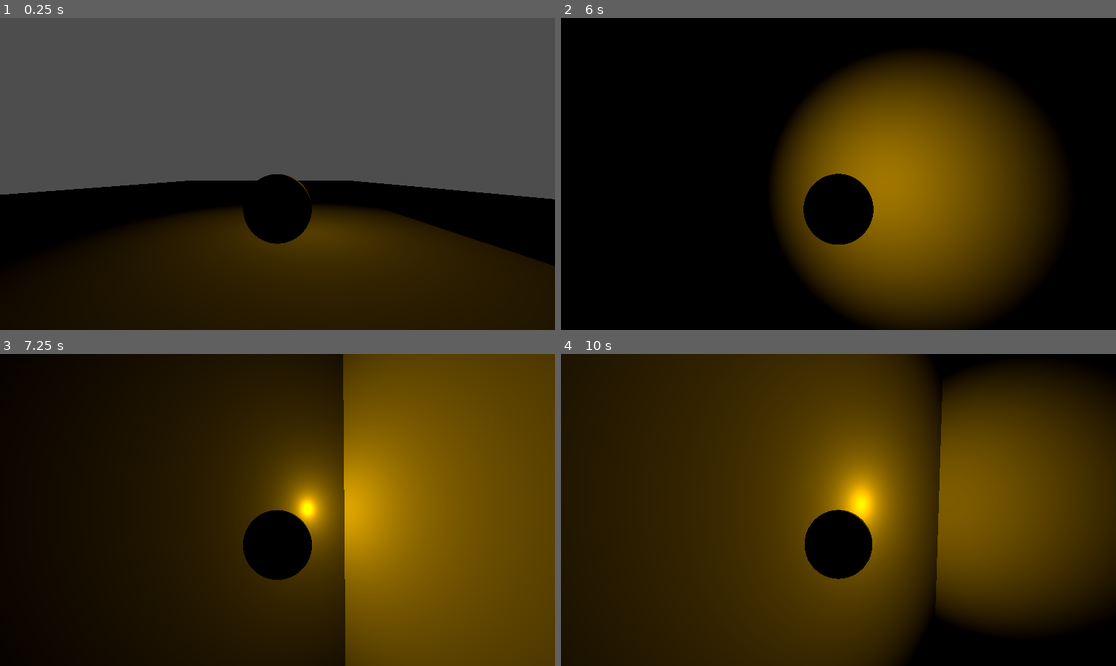
Above: before the commit, frames 1-4 (two rows, left to right).
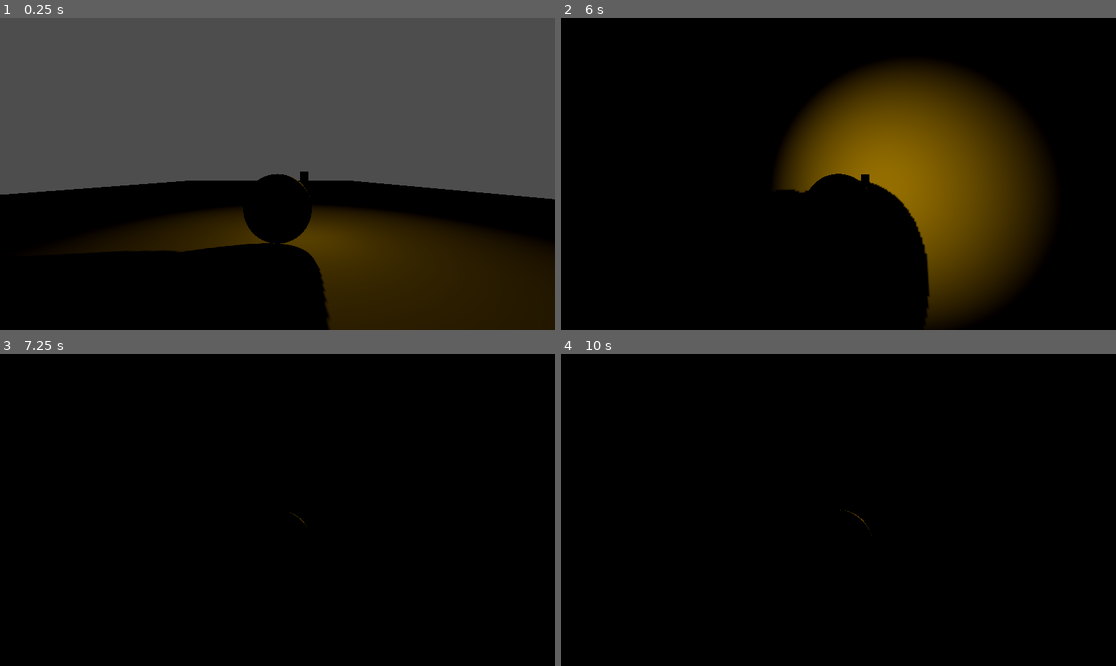
Above: after the commit, the same moments.

Repository: retro-dev-chuck/sk8terboiiii
Game: Godot game, scene res://Game/Sc_Game.tscn
The game is run twice, just before and just after one commit, with the same random seed, the same clock (stepped at 60 frames per second) and the same inputs.
Inputs (mouse positions are in pixels of both pictures, inside the frame that each line leads up to):
- Up to frame 1 (0.25 s): no input
- Up to frame 2 (6 s): move the mouse to (866, 174) at 0.52 s; hold Shift (Sprint) 0.53-1.28 s; hold W (Up) 0.53-5.78 s; tap Space (Jump) at 0.77, 1.52, 3.02, 3.77, 4.52, 5.75 s; move the mouse to (810, 174) at 1.27 s; tap 1 (Toggle_Torch) every 1.5 s from 1.35 to 5.85 s; move the mouse to (849, 167) at 2.02 s; hold Shift (Sprint) 2.03-2.78 s; move the mouse to (832, 180) at 2.77 s; move the mouse to (877, 177) at 3.52 s; hold Shift (Sprint) 3.53-4.28 s; move the mouse to (794, 170) at 4.27 s; tap Enter at 5 s; move the mouse to (844, 174) at 5.02 s; hold Shift (Sprint) 5.03-5.78 s; move the mouse to (816, 167) at 5.77 s; hold D (Right) from 5.78 s (still down)
- Up to frame 3 (7.25 s): tap Space (Jump) at 6.02, 6.77 s; move the mouse to (305, 510) at 6.52 s; release D (Right) at 6.53 s; hold W (Up) from 6.53 s (still down); hold Shift (Sprint) from 6.53 s (still down)
- Up to frame 4 (10 s): move the mouse to (810, 510) at 7.27 s; release Shift (Sprint) at 7.28 s; tap 1 (Toggle_Torch) at 7.35, 8.85 s; tap Space (Jump) at 7.52, 8.75, 9.02, 9.77 s; tap Enter at 8 s; move the mouse to (849, 503) at 8.02 s; hold Shift (Sprint) 8.03-8.78 s; move the mouse to (832, 516) at 8.77 s; release W (Up) at 8.78 s; hold A (Left) 8.78-9.53 s; move the mouse to (877, 513) at 9.52 s; hold W (Up) from 9.53 s (still down); hold Shift (Sprint) from 9.53 s (still down)

The runs differ from the first frame. In frame 1, 12% of the frame differs, in the area x 11-100%, y 49-100%; in frame 2, 7.5%; in frame 3, 76%; in frame 4, 89%, in the area x 0-100%, y 0-100%.

Commit message:
Torch with toggle

Diff:
--- a/Game/Sc_Game.tscn
+++ b/Game/Sc_Game.tscn
@@ -7,7 +7,7 @@
 size = Vector3(10, 0.1, 10)
 
 [sub_resource type="BoxMesh" id="BoxMesh_t8k4y"]
-size = Vector3(10, 0.1, 10)
+size = Vector3(23, 0.1, 10)
 
 [sub_resource type="StandardMaterial3D" id="StandardMaterial3D_pa8ys"]
 albedo_color = Color(0.370364, 0.370364, 0.370364, 1)
--- /dev/null
+++ b/Map/Pre_Torch_Visual.tscn
@@ -0,0 +1,5 @@
+[gd_scene load_steps=2 format=3 uid="uid://bukftnggqeyrp"]
+
+[ext_resource type="PackedScene" uid="uid://p8wowg8e6wrt" path="res://NotSoCoolPlayer/Torch/Torch.glb" id="1_b40en"]
+
+[node name="Torch_Visual" instance=ExtResource("1_b40en")]
--- a/NotSoCoolPlayer/Pre_Player.tscn
+++ b/NotSoCoolPlayer/Pre_Player.tscn
@@ -1,7 +1,7 @@
 [gd_scene load_steps=8 format=3 uid="uid://bwmepum2xna3u"]
 
 [ext_resource type="Script" uid="uid://dovlpcqil45w8" path="res://NotSoCoolPlayer/PlayerMovement.gd" id="1_e6h3x"]
-[ext_resource type="PackedScene" uid="uid://bvs8dhdt6tp3h" path="res://NotSoCoolPlayer/Pre_Torch.tscn" id="2_sssf0"]
+[ext_resource type="PackedScene" uid="uid://6lf0av5d2gda" path="res://NotSoCoolPlayer/Torch/Pre_PlayerTorch.tscn" id="2_sssf0"]
 
 [sub_resource type="SphereShape3D" id="SphereShape3D_e6h3x"]
 radius = 0.3
@@ -32,9 +32,6 @@
 sensitivity = 0.45
 metadata/_custom_type_script = "uid://dovlpcqil45w8"
 
-[node name="Torch" parent="." instance=ExtResource("2_sssf0")]
-transform = Transform3D(1, 0, 0, 0, 1, 0, 0, 0, 1, 0.617932, 0.540753, -0.859763)
-
 [node name="GroundCast" type="ShapeCast3D" parent="."]
 transform = Transform3D(1, 0, 0, 0, 1, 0, 0, 0, 1, 0, 0.674715, 0)
 shape = SubResource("SphereShape3D_e6h3x")
@@ -64,3 +61,6 @@
 [node name="Camera3D" type="Camera3D" parent="CameraOrigin/SpringArm3D"]
 transform = Transform3D(1, 0, 0, 0, 1, 0, 0, 0, 1, 0, 0, 3)
 current = true
+
+[node name="Torch" parent="." instance=ExtResource("2_sssf0")]
+transform = Transform3D(1, 0, 0, 0, 1, 0, 0, 0, 1, 0.462751, -0.243101, -0.568506)
--- a/NotSoCoolPlayer/Pre_Torch.tscn
+++ /dev/null
@@ -1,10 +0,0 @@
-[gd_scene load_steps=2 format=3 uid="uid://bvs8dhdt6tp3h"]
-
-[ext_resource type="Script" uid="uid://bop7p5jmv4sou" path="res://NotSoCoolPlayer/Torch.gd" id="1_g6ps8"]
-
-[node name="Torch" type="OmniLight3D"]
-light_color = Color(0.967501, 0.72261, 1.54018e-06, 1)
-light_energy = 0.75
-omni_attenuation = 0.7
-script = ExtResource("1_g6ps8")
-metadata/_custom_type_script = "uid://bop7p5jmv4sou"
--- a/NotSoCoolPlayer/Torch.gd
+++ b/NotSoCoolPlayer/Torch/PlayerTorch.gd
@@ -1,4 +1,4 @@
-class_name Torch extends OmniLight3D
+class_name PlayerTorch extends Node3D
 
 func _input(event: InputEvent) -> void:
 	if Input.is_action_just_pressed("Toggle_Torch"):
--- /dev/null
+++ b/NotSoCoolPlayer/Torch/Pre_PlayerTorch.tscn
@@ -0,0 +1,18 @@
+[gd_scene load_steps=3 format=3 uid="uid://6lf0av5d2gda"]
+
+[ext_resource type="Script" uid="uid://bop7p5jmv4sou" path="res://NotSoCoolPlayer/Torch/PlayerTorch.gd" id="1_ij2lc"]
+[ext_resource type="PackedScene" uid="uid://n0jqqsxg5a3d" path="res://NotSoCoolPlayer/Torch/Pre_Torch_Visual.tscn" id="2_sad5v"]
+
+[node name="Torch" type="Node3D"]
+script = ExtResource("1_ij2lc")
+metadata/_custom_type_script = "uid://bop7p5jmv4sou"
+
+[node name="OmniLight3D" type="OmniLight3D" parent="."]
+transform = Transform3D(1, 0, 0, 0, 1, 0, 0, 0, 1, 0, 0.688357, 0)
+light_color = Color(1, 0.752941, 0, 1)
+light_energy = 0.7
+shadow_enabled = true
+omni_attenuation = 0.7
+
+[node name="Torch_Visual" parent="." instance=ExtResource("2_sad5v")]
+transform = Transform3D(0.65, 0, 0, 0, 0.65, 0, 0, 0, 0.65, 0, 0, 0)
--- /dev/null
+++ b/NotSoCoolPlayer/Torch/Pre_Torch.tscn
@@ -0,0 +1,16 @@
+[gd_scene load_steps=3 format=3 uid="uid://c0lc0qmibeump"]
+
+[ext_resource type="PackedScene" uid="uid://n0jqqsxg5a3d" path="res://NotSoCoolPlayer/Torch/Pre_Torch_Visual.tscn" id="1_wvkdw"]
+[ext_resource type="Shape3D" uid="uid://dd6u31miq01x3" path="res://NotSoCoolPlayer/Torch/Torch_collision.tres" id="2_hw1vr"]
+
+[node name="Torch" type="RigidBody3D"]
+
+[node name="Torch_Visual" parent="." instance=ExtResource("1_wvkdw")]
+
+[node name="OmniLight3D" type="OmniLight3D" parent="Torch_Visual"]
+transform = Transform3D(1, 0, 0, 0, 1, 0, 0, 0, 1, 0, 1.19733, 0)
+light_color = Color(1, 0.466667, 0, 1)
+light_energy = 0.7
+
+[node name="CollisionShape3D" type="CollisionShape3D" parent="."]
+shape = ExtResource("2_hw1vr")
--- /dev/null
+++ b/NotSoCoolPlayer/Torch/Pre_Torch_Visual.tscn
@@ -0,0 +1,5 @@
+[gd_scene load_steps=2 format=3 uid="uid://n0jqqsxg5a3d"]
+
+[ext_resource type="PackedScene" uid="uid://p8wowg8e6wrt" path="res://NotSoCoolPlayer/Torch/Torch.glb" id="1_1rhro"]
+
+[node name="Torch_Visual" instance=ExtResource("1_1rhro")]
--- /dev/null
+++ b/NotSoCoolPlayer/Torch/Torch_collision.tres
@@ -0,0 +1,4 @@
+[gd_resource type="ConvexPolygonShape3D" format=3 uid="uid://dd6u31miq01x3"]
+
+[resource]
+points = PackedVector3Array(-0.1, 0.895054, -0.1, -0.0542287, 0, -0.0542287, -0.1, 0.895054, 0.1, -0.1, 1.2161, -0.1, 0.1, 0.895054, -0.1, -0.0542287, 0, 0.0542091, 0.0542091, 0, -0.0542287, 0.1, 0.895054, 0.1, -0.1, 1.2161, 0.1, 0.1, 1.2161, -0.1, 0.0542091, 0, 0.0542091, 0.1, 1.2161, 0.1)
Renamed: NotSoCoolPlayer/Torch.gd.uid -> NotSoCoolPlayer/Torch/PlayerTorch.gd.uid
Binary file added: NotSoCoolPlayer/Torch/Torch.glb
Not shown, added: NotSoCoolPlayer/Torch/Torch.glb.import
